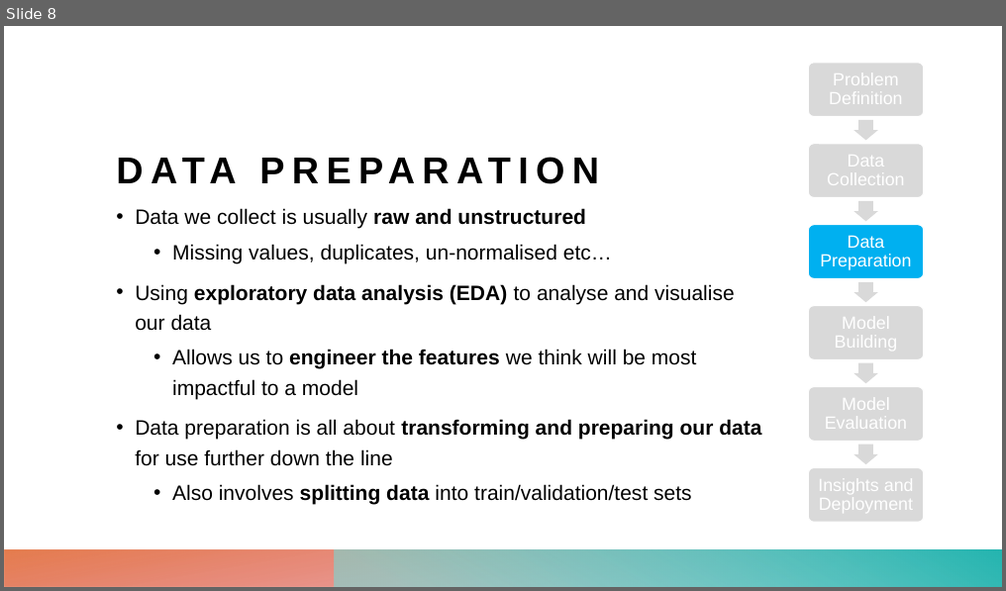
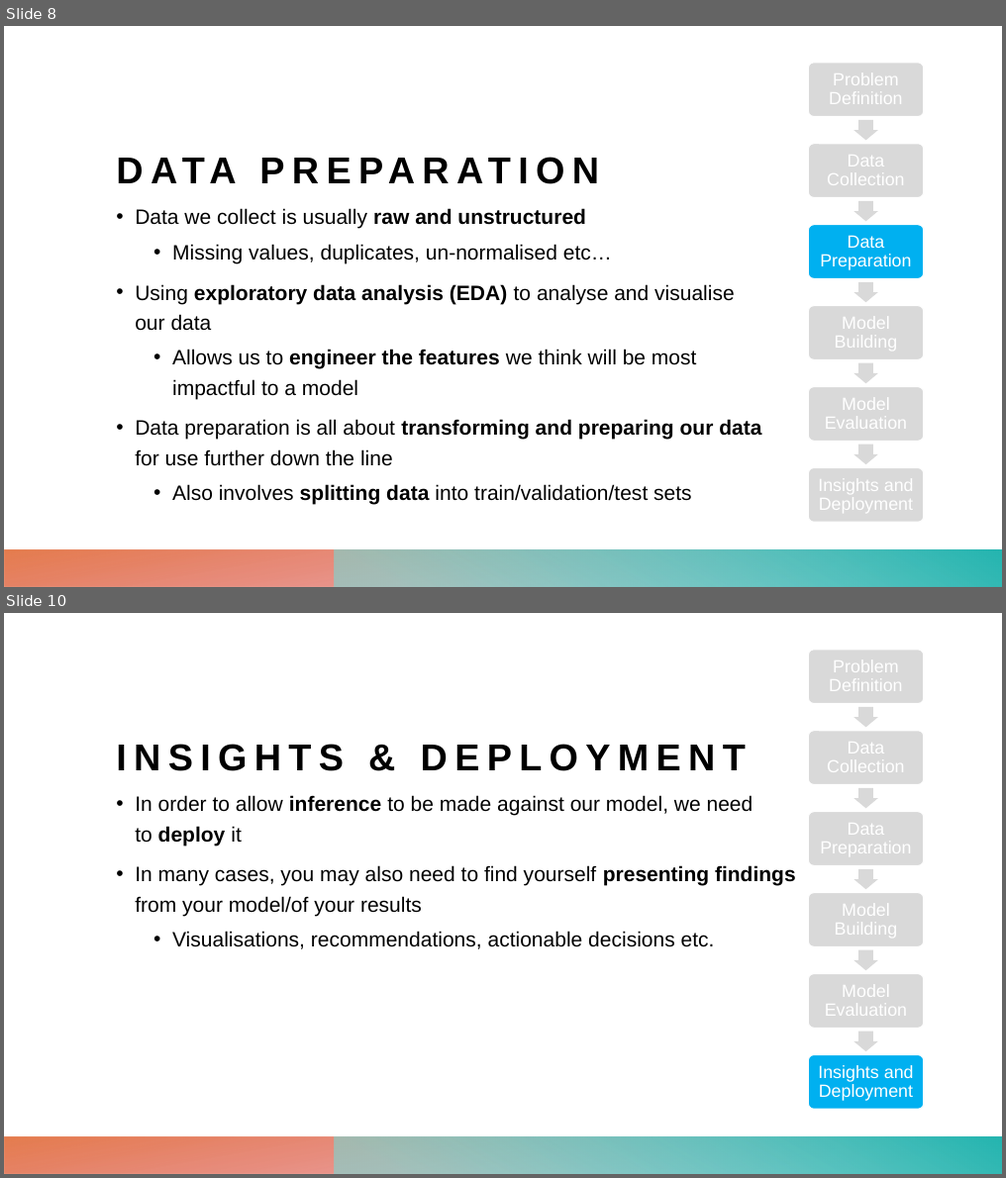
Before and after one commit to TataAndBigData/Practical-ML-DS, a slide deck: Chapter 2. Python for Data Scientists/Module 0. Introduction to Data Science/Intro_to_Data_Science.pptx. Shown one above the other, each under a label of ours: slide 8 before the commit, slides 8 and 10 after it; the slides between them are not shown. The pictures are 1006x591 and 1006x1178 pixels, drawn with LibreOffice and Linux fonts; fonts in the diff are those of the drawing. Boxes give left, top, right and bottom in pixels: in the first picture for what was removed or moved away, otherwise in the second. Text is boxed around its words. In the diff, an @@ line names an element or a change of style, - is before the commit and + after.

```diff
--- a/Chapter 2. Python for Data Scientists/Module 0. Introduction to Data Science/Intro_to_Data_Science.pptx
+++ b/Chapter 2. Python for Data Scientists/Module 0. Introduction to Data Science/Intro_to_Data_Science.pptx
@@ slide 10 added at (4,613,1002,1174), background #FFFFFF; not listed: 2 template elements that a slide beside it also shows @@
@@ title added at (116,744,746,771), 36 pt, text #000000, bold @@
+INSIGHTS & DEPLOYMENT
@@ text added at (135,795,796,950), 20 pt, text #000000 @@
+• In order to allow inference to be made against our model, we need
+  to deploy it
+• In many cases, you may also need to find yourself presenting findings
+  from your model/of your results
+  • Visualisations, recommendations, actionable decisions etc.
@@ group added at (809,650,924,1109): 6 rounded rectangles, 6 texts, 5 right arrows @@
+Problem Definition
+Data Collection
+Data Preparation
+Model Building
+Model Evaluation
+Insights and Deployment
```
Also in this commit, not shown: 1 slide changed, 1 other slide added, 7 other files.
